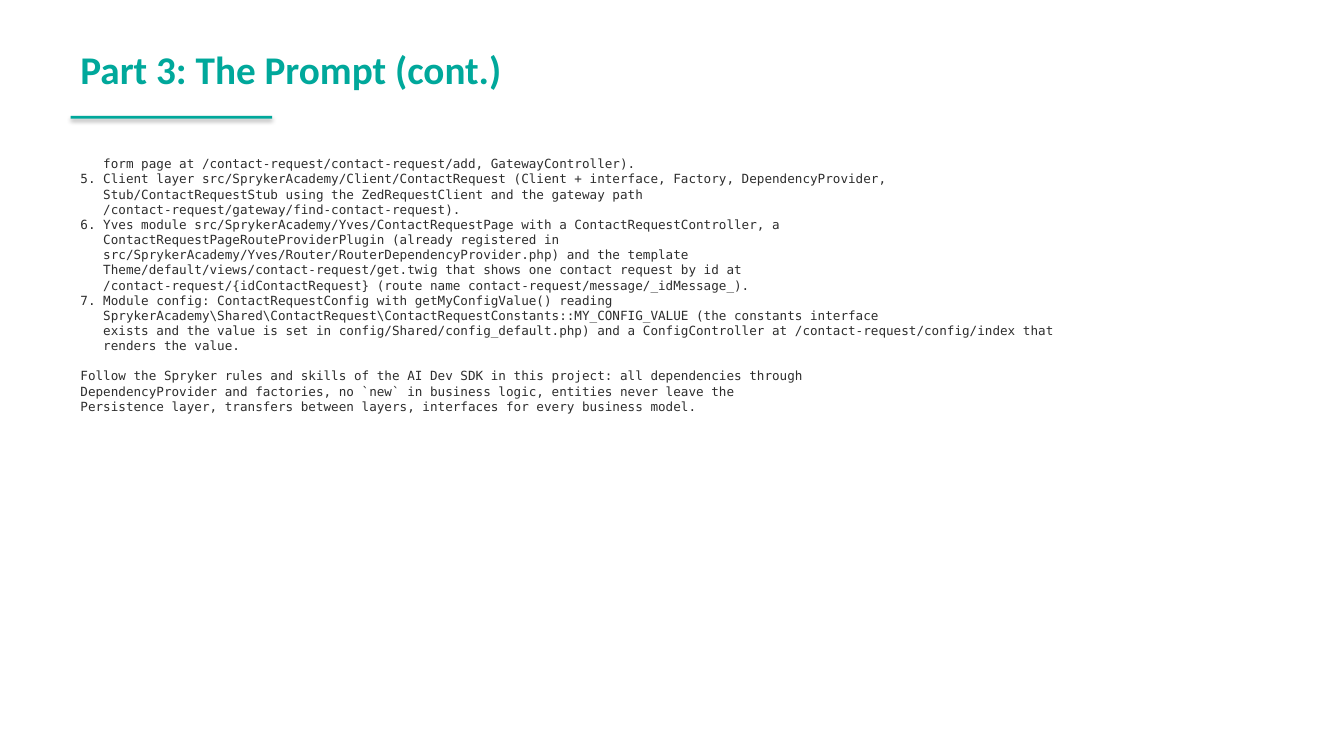
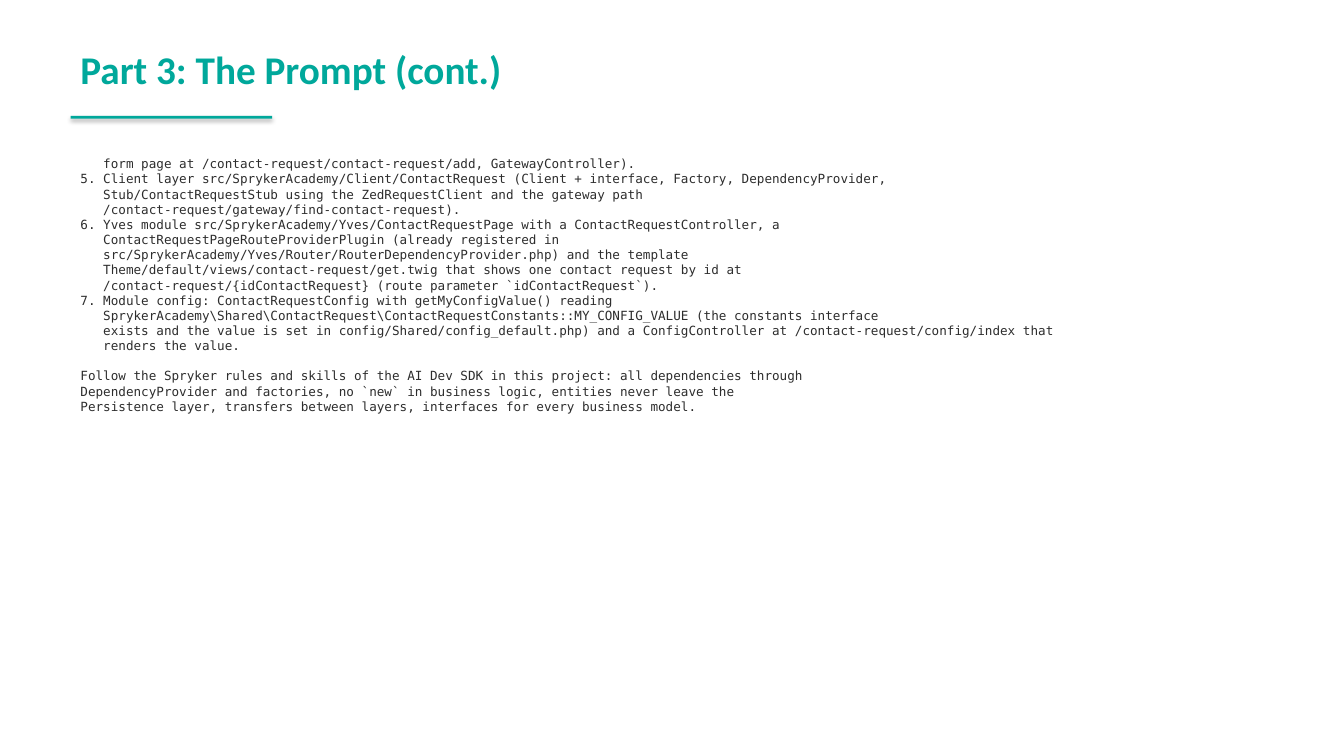
Before and after one commit to spryker-academy/instructor-exercises, a slide deck: slide 154 of guides-pptx/spryker-academy-fundamental.pptx. Drawn at 1344x756 pixels with LibreOffice and Linux fonts; fonts in the diff are those of the drawing. Boxes give left, top, right and bottom in pixels: in the first picture for what was removed or moved away, otherwise in the second. Text is boxed around its words. In the diff, an @@ line names an element or a change of style, - is before the commit and + after.

```diff
--- a/guides-pptx/spryker-academy-fundamental.pptx
+++ b/guides-pptx/spryker-academy-fundamental.pptx
@@ text at bbox=[103, 280, 658, 293]: text changed @@
-/contact-request/{idContactRequest} (route name contact-request/message/_idMessage_).
+/contact-request/{idContactRequest} (route parameter `idContactRequest`).
```
Also in this commit, not shown: 22 other slides changed, 2 other files.
